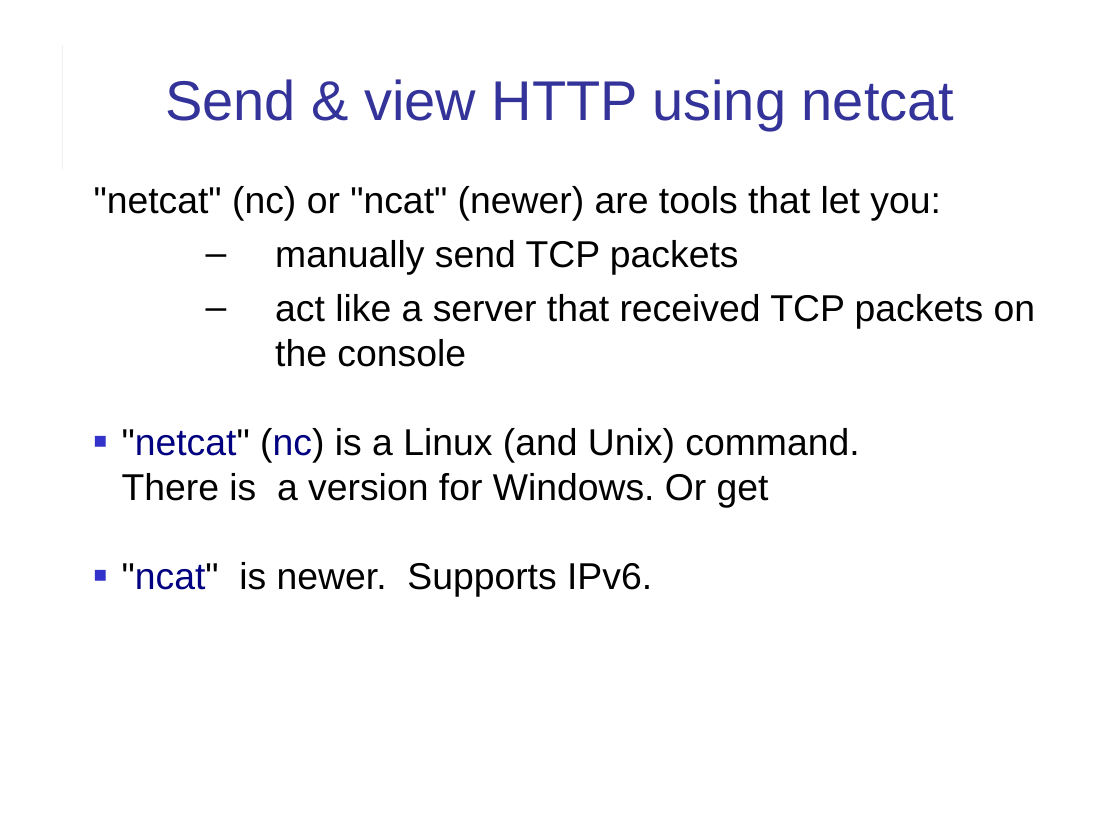
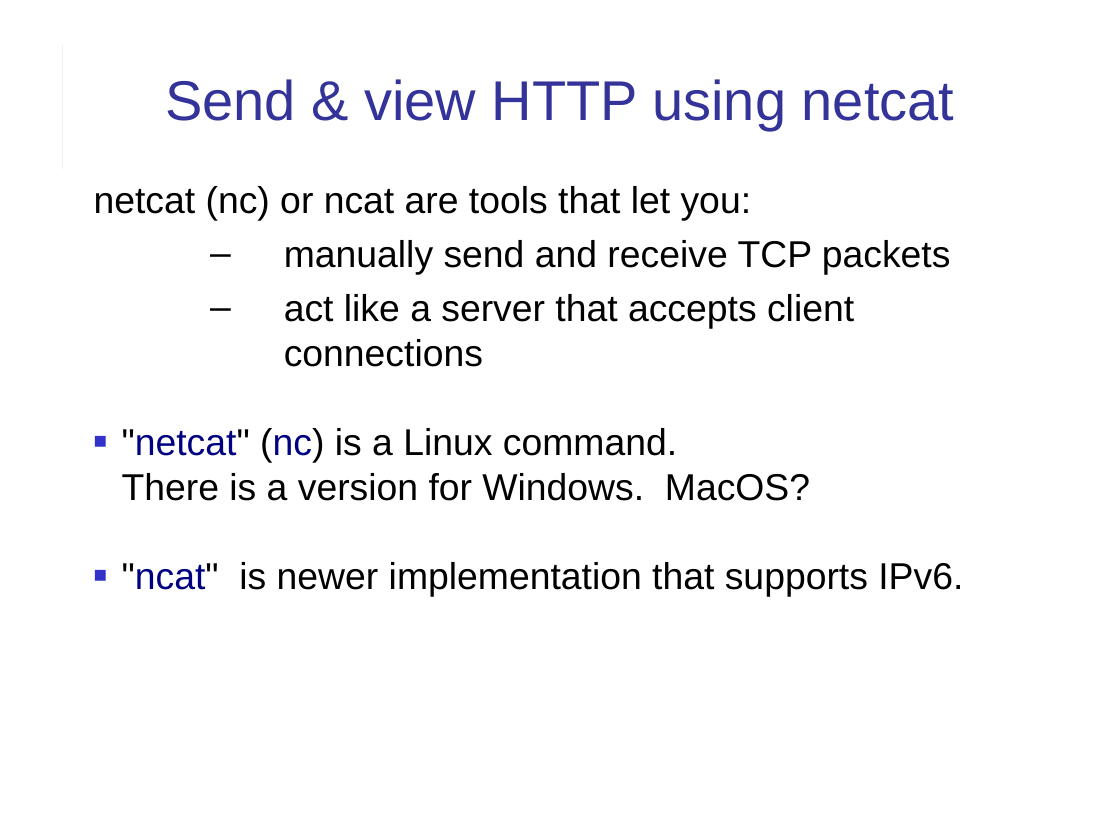
Before and after one commit to cpske/ISP, a slide deck: slide 3 of web/HTTP-in-Action.ppt (slide 2 before the commit). Drawn at 1120x840 pixels with LibreOffice and Linux fonts; fonts in the diff are those of the drawing. Boxes give left, top, right and bottom in pixels: in the first picture for what was removed or moved away, otherwise in the second. Text is boxed around its words. In the diff, an @@ line names an element or a change of style, - is before the commit and + after.

Commit message:
fix typos in slides

```diff
--- a/web/HTTP-in-Action.ppt
+++ b/web/HTTP-in-Action.ppt
@@ text at <box>94,186,963,597</box>: text changed @@
-"netcat" (nc) or "ncat" (newer) are tools that let you:
-  – manually send TCP packets
-  – act like a server that received TCP packets on the console
-■ "netcat" (nc) is a Linux (and Unix) command.
-  There is a version for Windows. Or get
-■ "ncat" is newer. Supports IPv6.
+netcat (nc) or ncat are tools that let you:
+  – manually send and receive TCP packets
+  – act like a server that accepts client connections
+■ "netcat" (nc) is a Linux command.
+  There is a version for Windows. MacOS?
+■ "ncat" is newer implementation that supports IPv6.
```
Also in this commit, not shown: 11 other slides changed, 1 other file.
